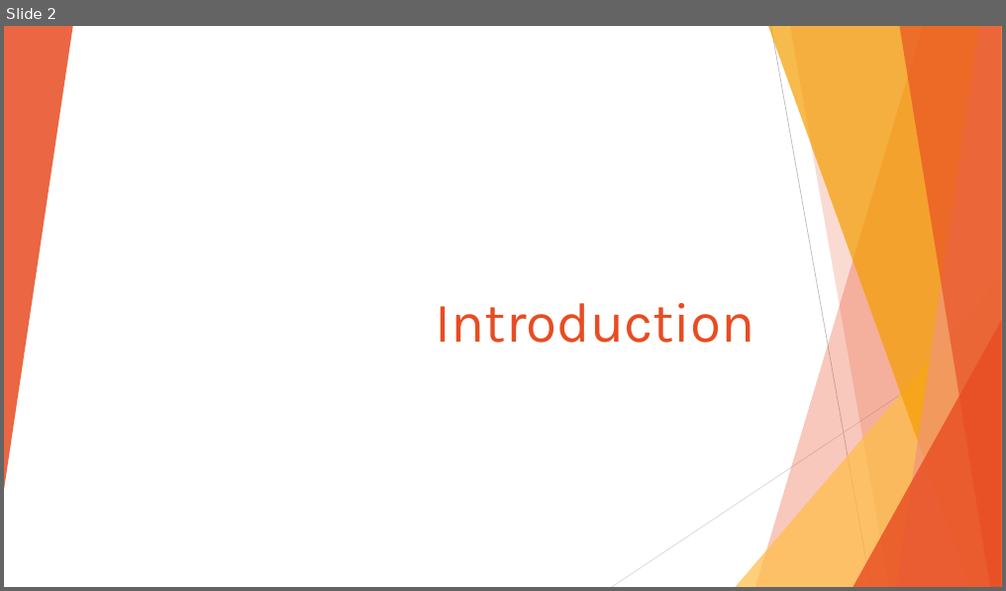
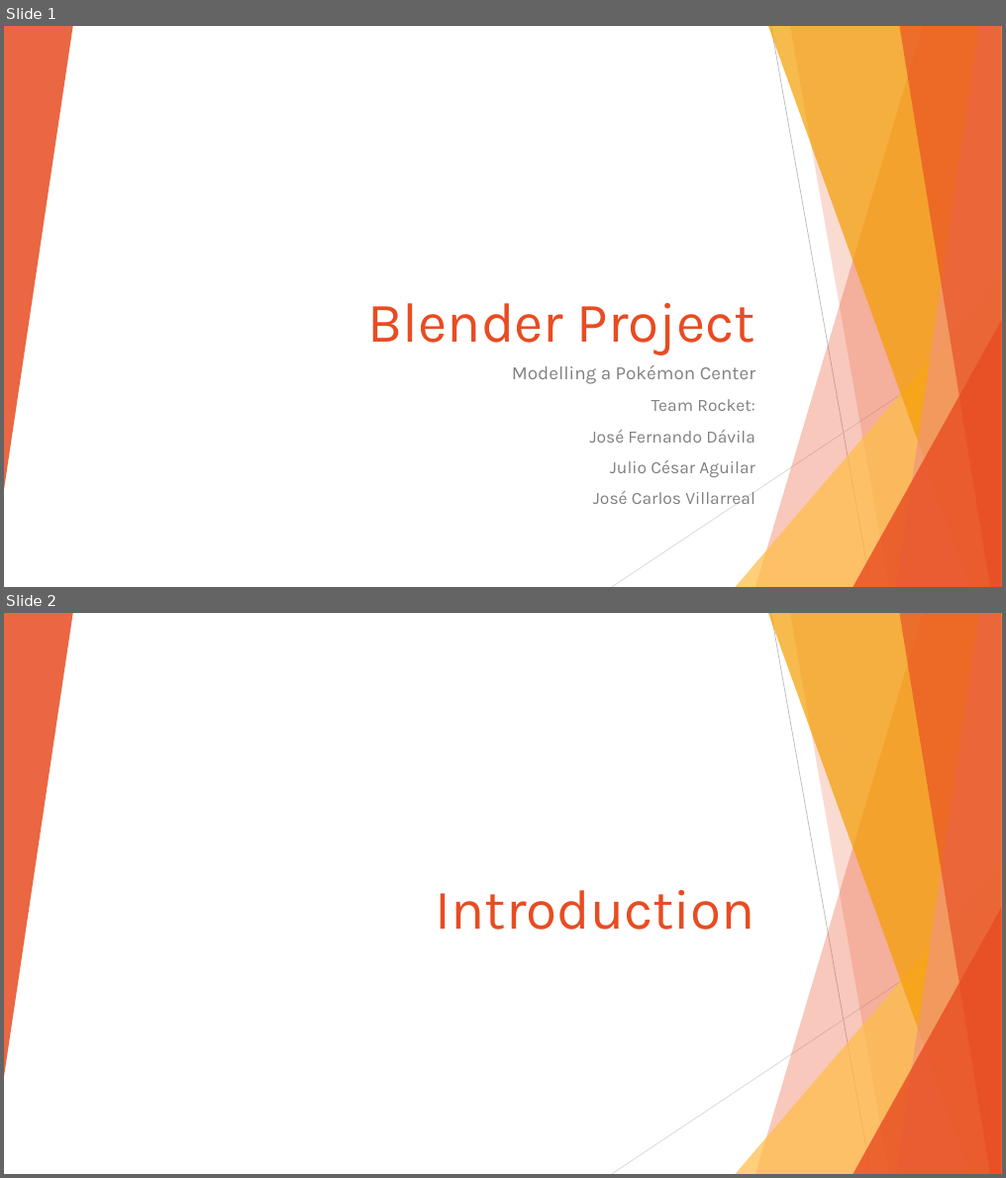
Before and after one commit to julio177/pokemon-center-3d, a slide deck: Blender Project Team Rocket.pptx. Shown one above the other, each under a label of ours: slide 2 before the commit, slides 1 and 2 after it. The pictures are 1006x591 and 1006x1178 pixels, drawn with LibreOffice and Linux fonts; fonts in the diff are those of the drawing. Boxes give left, top, right and bottom in pixels: in the first picture for what was removed or moved away, otherwise in the second. Text is boxed around its words. In the diff, an @@ line names an element or a change of style, - is before the commit and + after.

```diff
--- a/Blender Project Team Rocket.pptx
+++ b/Blender Project Team Rocket.pptx
@@ slide 1 added at (4, 26, 1002, 587), background #FFFFFF; not listed: 10 template elements that a slide beside it also shows @@
@@ title added at (368, 303, 755, 356), 54 pt, text #E84C22 @@
+Blender Project
@@ subtitle added at (512, 366, 755, 384), 18 pt, text #808080 @@
+Modelling a Pokémon Center
@@ text added at (590, 399, 755, 505), 16.6 pt, text #808080 @@
+Team Rocket:
+José Fernando Dávila
+Julio César Aguilar
+José Carlos Villarreal
```
Also in this commit, not shown: 2 other slides added, 2 slides removed, 1 other file.
